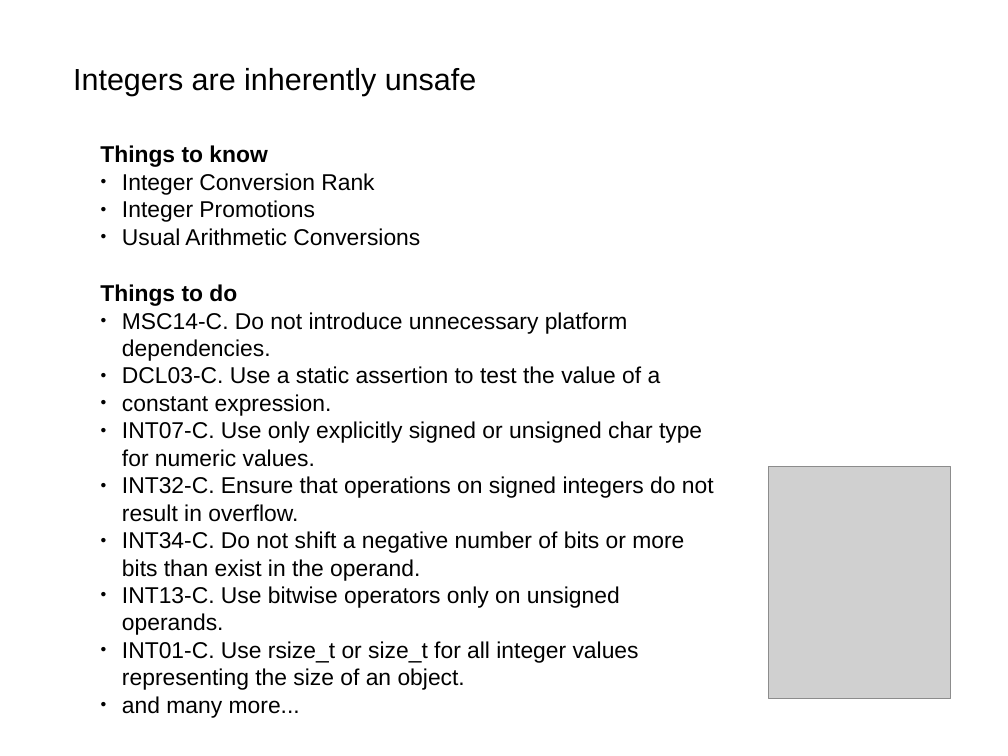
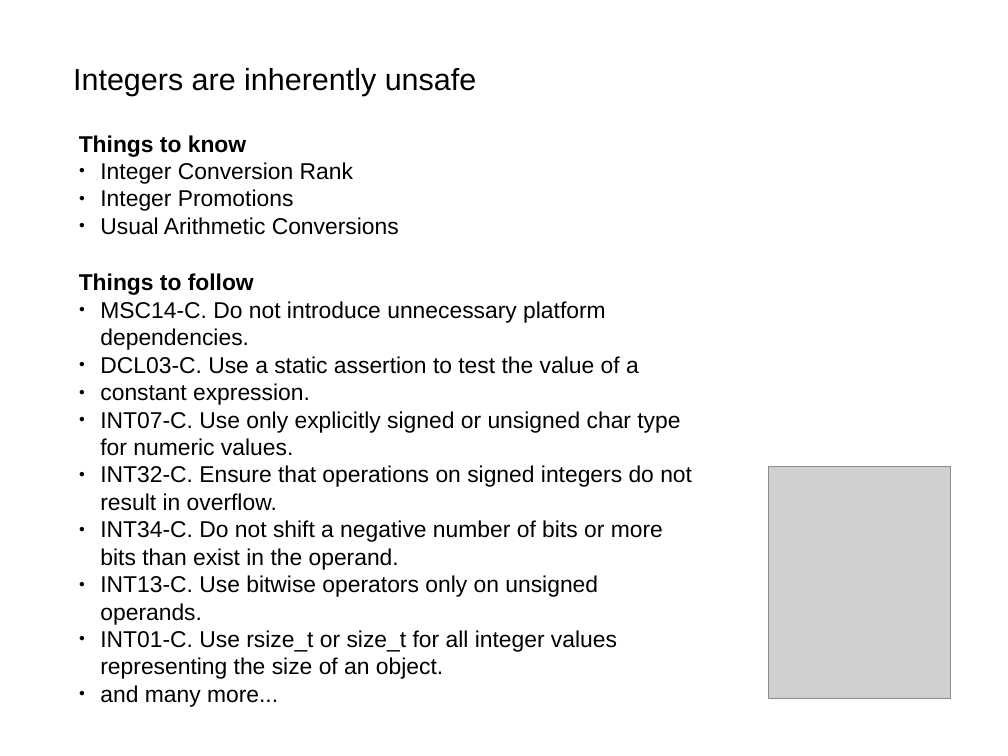
Before and after one commit to akalenuk/floating-point-experiments, a slide deck: slide 16 of floating.odp. Drawn at 1008x756 pixels with LibreOffice and Linux fonts; fonts in the diff are those of the drawing; grey boxes stand for pictures. Boxes give left, top, right and bottom in pixels: in the first picture for what was removed or moved away, otherwise in the second. Text is boxed around its words. In the diff, an @@ line names an element or a change of style, - is before the commit and + after.

```diff
--- a/floating.odp
+++ b/floating.odp
@@ text "Things to know": place and size @@
-text "Things to know" at [100,145,420,246]
+text "Things to know" at [79,135,399,235]
@@ text "Things to follow": place and size @@
-text "Things to follow" at [100,284,714,718]
+text "Things to follow" at [79,273,692,707]
@@ text at [79,273,254,295]: text changed @@
-Things to do
+Things to follow
```
Also in this commit, not shown: 6 other slides changed, 1 other file.
